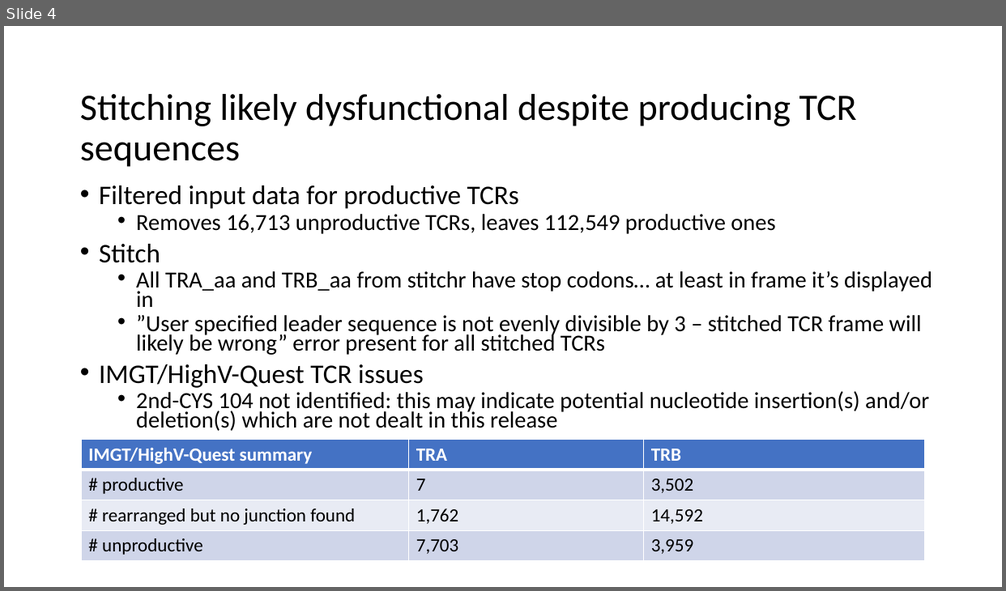
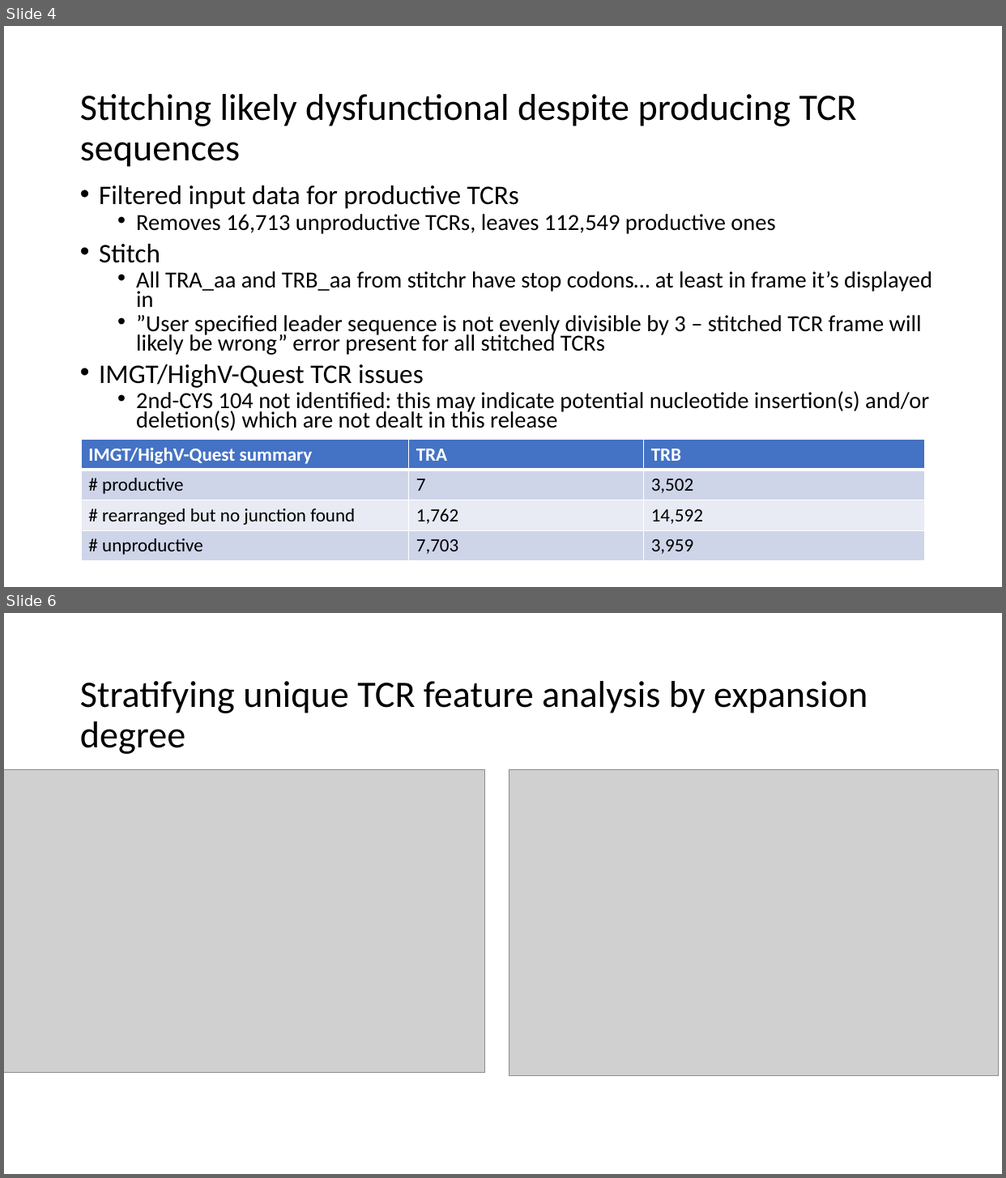
Before and after one commit to tybottorff/bottorffdocs, a slide deck: linsley_postdoc/presentations/weekly_meetings/11_9_23.pptx. Shown one above the other, each under a label of ours: slide 4 before the commit, slides 4 and 6 after it; the slides between them are not shown. The pictures are 1006x591 and 1006x1178 pixels, drawn with LibreOffice and Linux fonts; fonts in the diff are those of the drawing; grey boxes stand for pictures. Boxes give left, top, right and bottom in pixels: in the first picture for what was removed or moved away, otherwise in the second. Text is boxed around its words. In the diff, an @@ line names an element or a change of style, - is before the commit and + after.

```diff
--- a/linsley_postdoc/presentations/weekly_meetings/11_9_23.pptx
+++ b/linsley_postdoc/presentations/weekly_meetings/11_9_23.pptx
@@ slide 6 added at (x1=4, y1=613, x2=1002, y2=1174), background #FFFFFF @@
@@ title added at (x1=80, y1=681, x2=867, y2=754), 36 pt, text #000000 @@
+Stratifying unique TCR feature analysis by expansion degree
@@ picture added at (x1=4, y1=770, x2=485, y2=1073) @@
@@ picture added at (x1=509, y1=770, x2=998, y2=1076) @@
```
Also in this commit, not shown: 5 other slides added.
